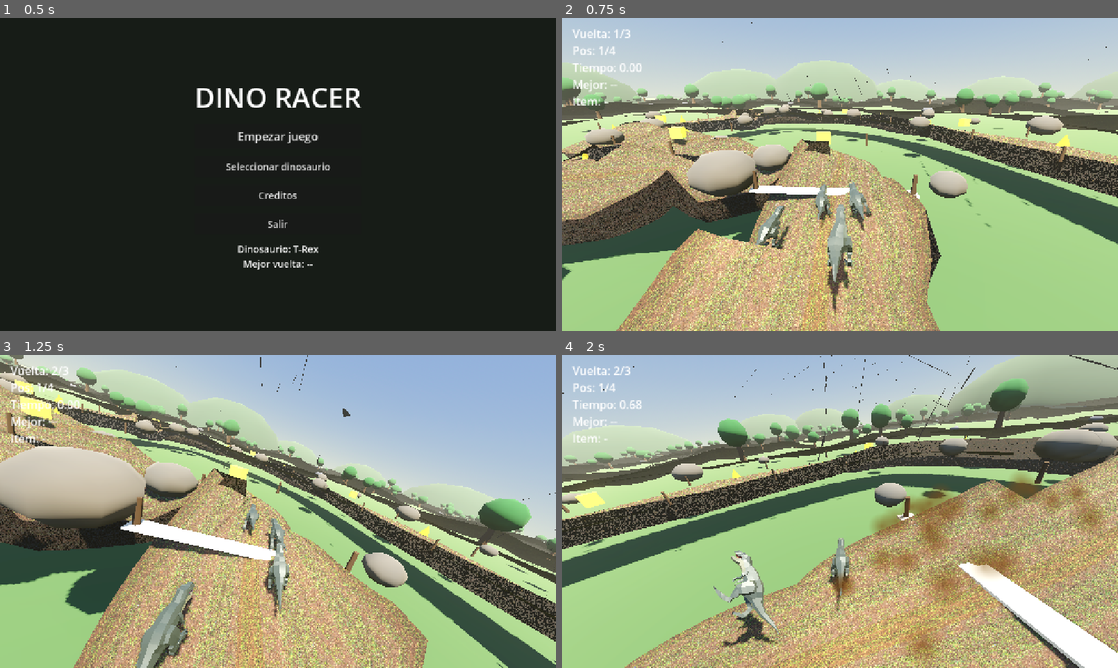
Above: before the commit, frames 1-4 (two rows, left to right).
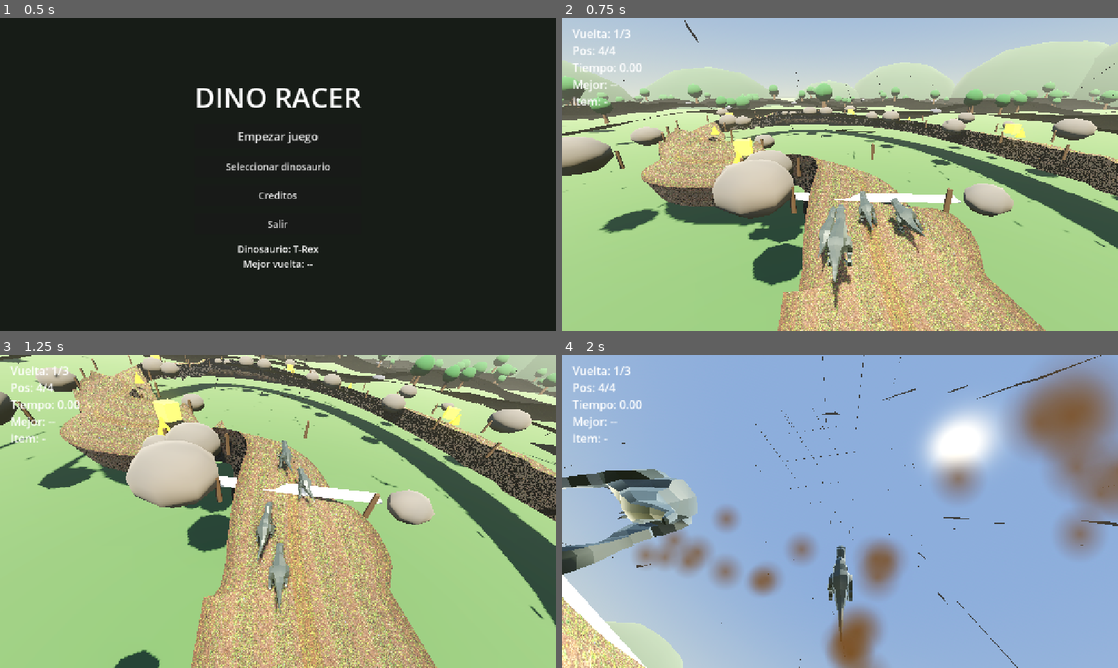
Above: after the commit, the same moments.

Repository: antoniojmonge/dinogame
Game: Godot game, scene res://scenes/menu.tscn
Two runs of this game, one before a commit and one after it. Both use one fixed random seed, a clock stepped at 60 frames per second and the inputs below.
Inputs:
- Up to frame 1 (0.5 s): no input
- Up to frame 2 (0.75 s): click "Empezar juego" at 0.5 s
- Up to frame 3 (1.25 s): no input
- Up to frame 4 (2 s): tap Enter at 1.25 s; hold D (move_right) from 1.28 s (still down); tap E (ability) at 1.35 s; tap Space (jump) at 1.52 s

Frame 1 is identical in both runs. In frame 2, 51% of the frame differs, in the area x 0-100%, y 0-100%; in frame 3, 86%; in frame 4, 96%.

Commit message:
Circuito de la curva NurbsPath muestreada (suave) + ancho/items ajustados
- _control_points usa 60 puntos evaluados de la curva (antes eran los de control, ondulados)

- road_width 7, menos items y pinchos

Diff:
--- a/scripts/track.gd
+++ b/scripts/track.gd
@@ -3,15 +3,15 @@
 ## Genera una pista cerrada en forma de cinta siguiendo una curva suave,
 ## con bordillos, marcas de carril, colision, obstaculos y decoracion.
 
-@export var road_width := 9.0
+@export var road_width := 7.0
 @export var road_thickness := 1.0
-@export var curb_width := 1.0
-@export var lane_width := 0.35
+@export var curb_width := 0.7
+@export var lane_width := 0.3
 @export var samples := 480
 @export var build_scenery := true
 @export var build_obstacles := true
-@export var obstacle_count := 14
-@export var item_box_count := 8
+@export var obstacle_count := 9
+@export var item_box_count := 5
 @export var bank_strength := 12.0
 @export var max_bank := 0.4
 @export var tree_count := 260
@@ -83,24 +83,70 @@
 
 
 func _control_points() -> Array:
-	# Trazado extraido de tracks/pista_1.blend (curva NurbsPath), reorientado
-	# para que el inicio mire hacia -Z y escalado.
-	var raw := [
-		Vector3(0.0, 0.0, 0.0),
-		Vector3(0.0, 0.0, -17.99),
-		Vector3(-11.87, 0.0, -11.79),
-		Vector3(-24.46, 0.0, -9.71),
-		Vector3(-20.74, 0.0, -28.49),
-		Vector3(-39.85, 0.0, -29.54),
-		Vector3(-30.26, 0.0, -66.43),
-		Vector3(-31.53, 0.0, -63.48),
-		Vector3(-17.62, 0.0, -77.19),
-		Vector3(13.15, 0.0, -55.06),
-		Vector3(26.07, 0.0, -23.99),
-		Vector3(27.33, 0.0, 11.1),
-		Vector3(1.83, 0.0, 22.05),
+	# Circuito muestreado de la curva NurbsPath de tracks/pista_1.blend
+	# (reorientado para que el inicio mire a -Z y escalado).
+	return [
+		Vector3(0.00, 0.0, -0.00),
+		Vector3(0.00, 0.0, -8.92),
+		Vector3(-1.75, 0.0, -13.19),
+		Vector3(-4.50, 0.0, -14.62),
+		Vector3(-7.64, 0.0, -14.62),
+		Vector3(-10.73, 0.0, -14.20),
+		Vector3(-13.48, 0.0, -13.97),
+		Vector3(-15.77, 0.0, -14.19),
+		Vector3(-17.56, 0.0, -14.86),
+		Vector3(-18.86, 0.0, -15.99),
+		Vector3(-19.74, 0.0, -17.51),
+		Vector3(-20.31, 0.0, -19.34),
+		Vector3(-20.71, 0.0, -21.38),
+		Vector3(-21.14, 0.0, -23.47),
+		Vector3(-21.77, 0.0, -25.49),
+		Vector3(-22.69, 0.0, -27.38),
+		Vector3(-23.93, 0.0, -29.13),
+		Vector3(-25.41, 0.0, -30.82),
+		Vector3(-27.01, 0.0, -32.55),
+		Vector3(-28.50, 0.0, -34.53),
+		Vector3(-29.67, 0.0, -36.93),
+		Vector3(-30.38, 0.0, -39.82),
+		Vector3(-30.56, 0.0, -43.20),
+		Vector3(-30.23, 0.0, -46.96),
+		Vector3(-29.49, 0.0, -50.93),
+		Vector3(-28.52, 0.0, -54.82),
+		Vector3(-27.48, 0.0, -58.35),
+		Vector3(-26.50, 0.0, -61.35),
+		Vector3(-25.66, 0.0, -63.71),
+		Vector3(-24.96, 0.0, -65.45),
+		Vector3(-24.34, 0.0, -66.68),
+		Vector3(-23.69, 0.0, -67.57),
+		Vector3(-22.88, 0.0, -68.35),
+		Vector3(-21.80, 0.0, -69.12),
+		Vector3(-20.39, 0.0, -69.94),
+		Vector3(-18.58, 0.0, -70.76),
+		Vector3(-16.36, 0.0, -71.47),
+		Vector3(-13.72, 0.0, -71.87),
+		Vector3(-10.69, 0.0, -71.76),
+		Vector3(-7.32, 0.0, -70.98),
+		Vector3(-3.69, 0.0, -69.46),
+		Vector3(0.12, 0.0, -67.18),
+		Vector3(3.99, 0.0, -64.17),
+		Vector3(7.79, 0.0, -60.56),
+		Vector3(11.38, 0.0, -56.44),
+		Vector3(14.66, 0.0, -51.93),
+		Vector3(17.56, 0.0, -47.08),
+		Vector3(20.03, 0.0, -41.94),
+		Vector3(22.06, 0.0, -36.52),
+		Vector3(23.65, 0.0, -30.80),
+		Vector3(24.80, 0.0, -24.77),
+		Vector3(25.45, 0.0, -18.48),
+		Vector3(25.52, 0.0, -12.02),
+		Vector3(24.83, 0.0, -5.54),
+		Vector3(23.19, 0.0, 0.76),
+		Vector3(20.34, 0.0, 6.63),
+		Vector3(16.22, 0.0, 11.58),
+		Vector3(11.17, 0.0, 14.78),
+		Vector3(5.94, 0.0, 15.03),
+		Vector3(1.68, 0.0, 10.73),
 	]
-	return raw
 
 
 func _make_curve(pts: Array) -> Curve3D:
Not shown, removed: tracks/to_godot.py
